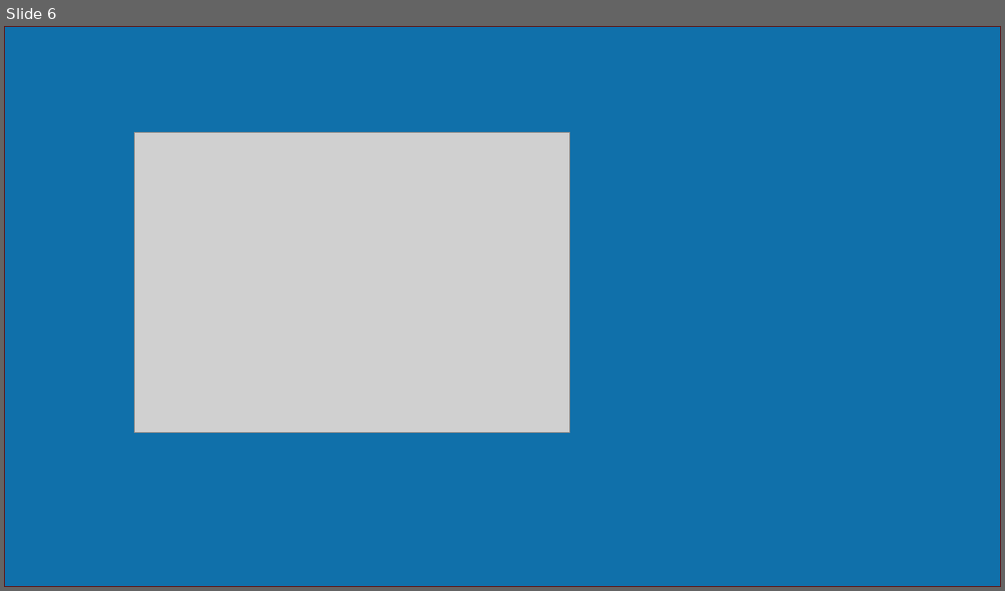
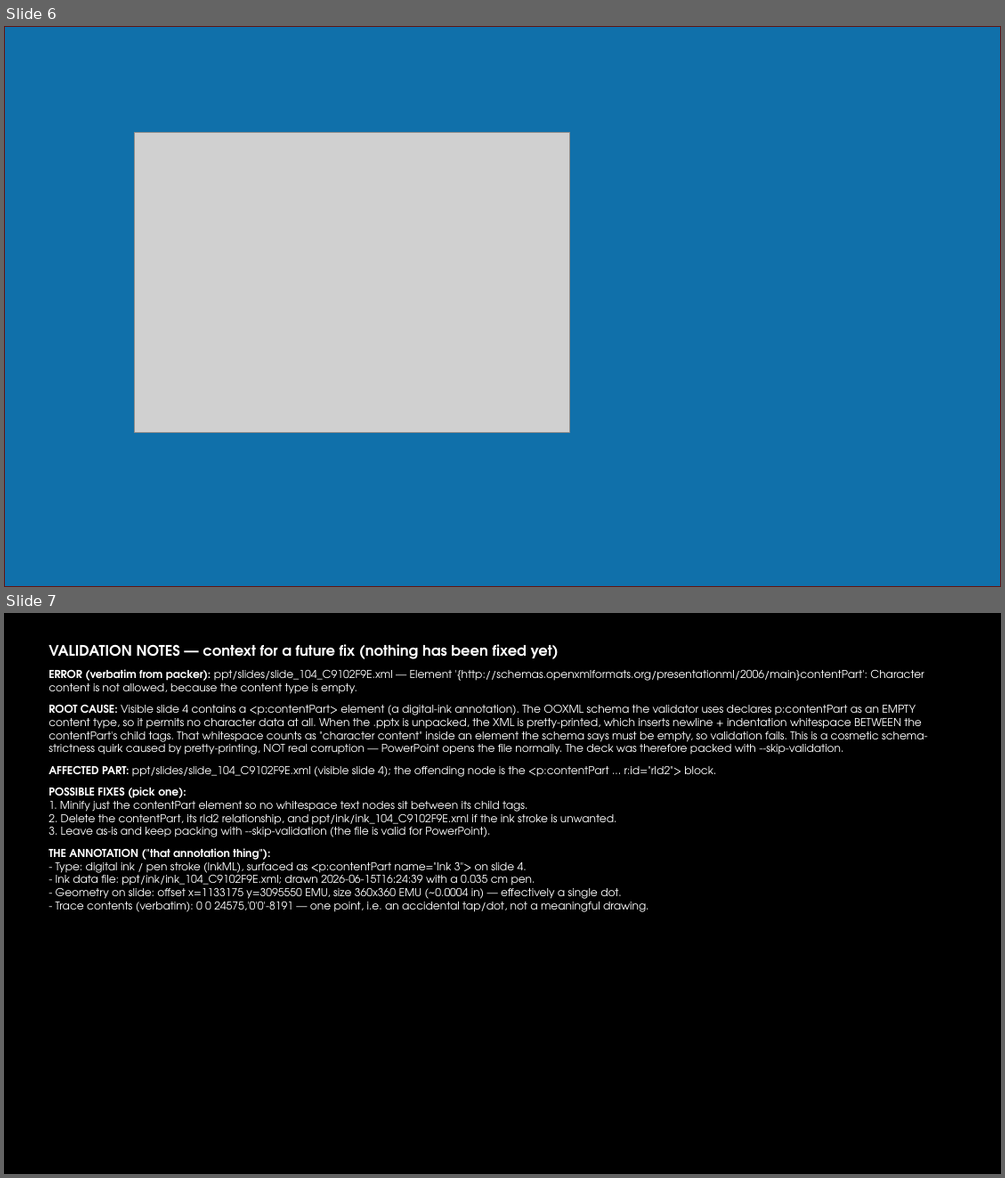
Before and after one commit to CTH-npitx/Presentations, a slide deck: Current Presentation/Spring 2026.pptx. Shown one above the other, each under a label of ours: slide 6 before the commit, slides 6 and 7 after it. The pictures are 1005x591 and 1005x1178 pixels, drawn with LibreOffice and Linux fonts; fonts in the diff are those of the drawing; grey boxes stand for pictures; background and template pictures are left out. Boxes give left, top, right and bottom in pixels: in the first picture for what was removed or moved away, otherwise in the second. Text is boxed around its words. In the diff, an @@ line names an element or a change of style, - is before the commit and + after.

```diff
--- a/Current Presentation/Spring 2026.pptx
+++ b/Current Presentation/Spring 2026.pptx
@@ slide 7 added at box(4, 613, 1001, 1174), background #000000 @@
@@ text added at box(48, 644, 928, 912), 10.5 pt, text #FFFFFF @@
+VALIDATION NOTES — context for a future fix (nothing has been fixed yet)
+ERROR (verbatim from packer): ppt/slides/slide_104_C9102F9E.xml — Element '{http://schemas.openxmlformats.org/presentationml/2006/main}contentPart': Character content is not allowed, because the content type is empty.
+ROOT CAUSE: Visible slide 4 contains a <p:contentPart> element (a digital-ink annotation). The OOXML schema the validator uses declares p:contentPart as an EMPTY content type, so it permits no character data at all. When the .pptx is unpacked, the XML is pretty-printed, which inserts newline + indentation whitespace BETWEEN the contentPart's child tags. That whitespace counts as "character content" inside an element the schema says must be empty, so validation fails. This is a cosmetic schema-strictness quirk caused by pretty-printing, NOT real corruption — PowerPoint opens the file normally. The deck was therefore packed with --skip-validation.
+AFFECTED PART: ppt/slides/slide_104_C9102F9E.xml (visible slide 4); the offending node is the <p:contentPart ... r:id="rId2"> block.
+POSSIBLE FIXES (pick one):
+1. Minify just the contentPart element so no whitespace text nodes sit between its child tags.
+2. Delete the contentPart, its rId2 relationship, and ppt/ink/ink_104_C9102F9E.xml if the ink stroke is unwanted.
+3. Leave as-is and keep packing with --skip-validation (the file is valid for PowerPoint).
+THE ANNOTATION ("that annotation thing"):
+- Type: digital ink / pen stroke (InkML), surfaced as <p:contentPart name="Ink 3"> on slide 4.
+- Ink data file: ppt/ink/ink_104_C9102F9E.xml; drawn 2026-06-15T16:24:39 with a 0.035 cm pen.
+- Geometry on slide: offset x=1133175 y=3095550 EMU, size 360x360 EMU (~0.0004 in) — effectively a single dot.
+- Trace contents (verbatim): 0 0 24575,'0'0'-8191 — one point, i.e. an accidental tap/dot, not a meaningful drawing.
```
